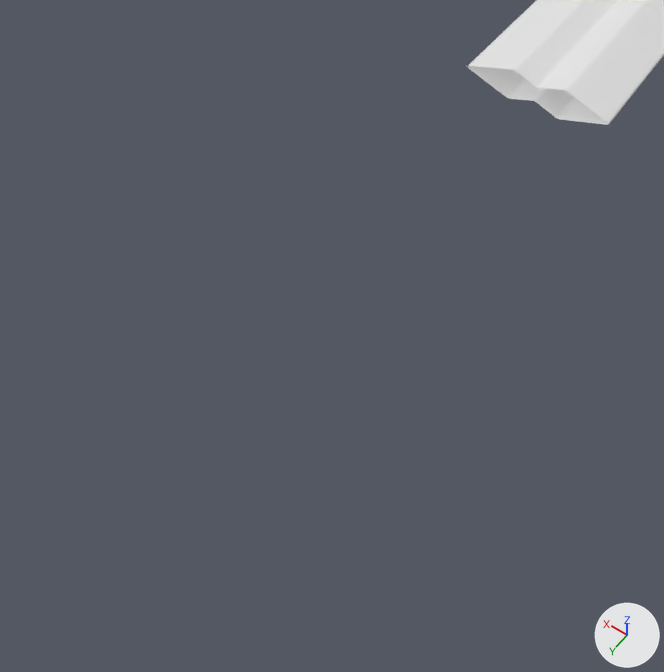
One commit to the Blender file sword/blade.blend: the scene before it, then after it.
Both versions are drawn from a 50 mm lens placed at (-0.809, 7.964, 1.7), pointed at (-0.002, 6.834, -0.077). Every picture has the same lights, and +X, +Y and +Z are marked at lower right. Mesh edges are drawn as thin lines on the coarser meshes.

Script lines for the objects in view, before the commit:
```python
me_cube = bpy.data.meshes.new('Cube')
me_cube.from_pydata(...)  # 81 vertices, 72 faces; spans x -1.0..1.0, y -1.0..5.8, z -0.7..0.7
me_cube.polygons.foreach_set('use_smooth', [True] * 72)
me_cube.materials.append(mat_material)  # white #e7e7e7
ob_cube = bpy.data.objects.new('Cube', me_cube)
ob_cube.location = (0.0, 0.0, 0.0)
ob_cube.scale = (0.18, 1.0, 0.06)
_m = ob_cube.modifiers.new('Subdivision', 'SUBSURF')
_m.subdivision_type = 'SIMPLE'
_m.levels = 3
_m.render_levels = 3
_m = ob_cube.modifiers.new('Subdivision.001', 'SUBSURF')
_m.render_levels = 1
_m = ob_cube.modifiers.new('SimpleDeform', 'SIMPLE_DEFORM')
_m.deform_method = 'TAPER'
_m.deform_axis = 'Y'
_m.factor = 0.39
_m.angle = 0.39
```
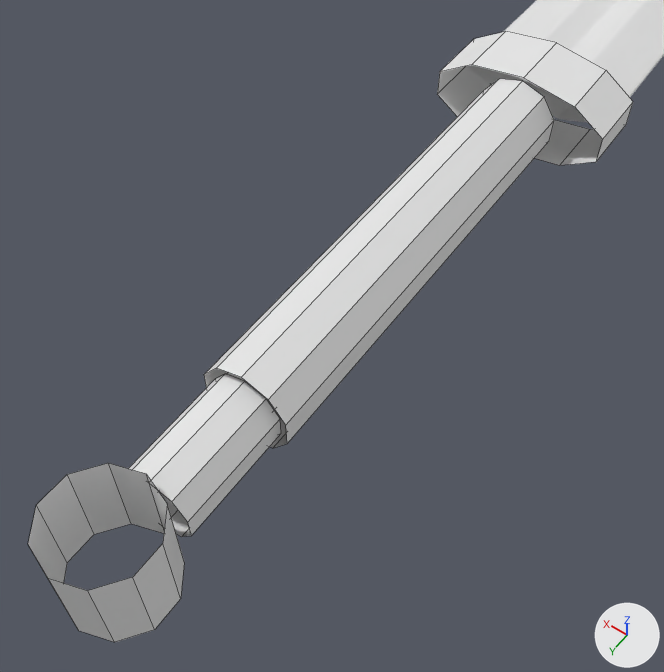
Changed parts and their boxes (x1, y1, x2, y2) in the pictures (664 x 672 px):
'Cylinder.001', added
    after: (204, 79, 554, 448)
'Cylinder.003', added
    after: (28, 463, 184, 642)
'Cylinder.002', added
    after: (128, 374, 281, 537)
'Cylinder', added
    after: (437, 32, 633, 165)

Diff of the bpy script that builds the scene:
```diff
--- a/sword/blade.blend.py
+++ b/sword/blade.blend.py
@@ me_cylinder_003 @@
+me_cylinder_003.from_pydata(...)  # 20 vertices, 10 faces; spans x -0.95..0.95, y -1.0..1.0, z -1.0..1.0
@@ ob_cylinder_003 @@
+ob_cylinder_003 = bpy.data.objects.new('Cylinder.003', me_cylinder_003)
+ob_cylinder_003.location = (0.0, 7.58, 0.0)
+ob_cylinder_003.scale = (0.13, 0.13, 0.13)
@@ ob_cylinder_002 @@
+ob_cylinder_002 = bpy.data.objects.new('Cylinder.002', me_cylinder_003.copy())
+ob_cylinder_002.location = (0.0, 7.3, 0.0)
+ob_cylinder_002.rotation_euler = (1.571, 0.0, 0.0)  # degrees (90, 0, 0)
+ob_cylinder_002.scale = (0.095, 0.095, 0.15)
@@ ob_cylinder_001 @@
+ob_cylinder_001 = bpy.data.objects.new('Cylinder.001', me_cylinder_003.copy())
+ob_cylinder_001.location = (0.0, 6.54, 0.0)
+ob_cylinder_001.rotation_euler = (1.571, 0.0, 0.0)  # degrees (90, 0, 0)
+ob_cylinder_001.scale = (0.12, 0.12, 0.62)
@@ ob_cylinder @@
+ob_cylinder = bpy.data.objects.new('Cylinder', me_cylinder_003.copy())
+ob_cylinder.location = (0.0, 5.82, 0.0)
+ob_cylinder.rotation_euler = (1.571, 0.0, 0.0)  # degrees (90, 0, 0)
+ob_cylinder.scale = (0.275, 0.13, 0.1)
```
